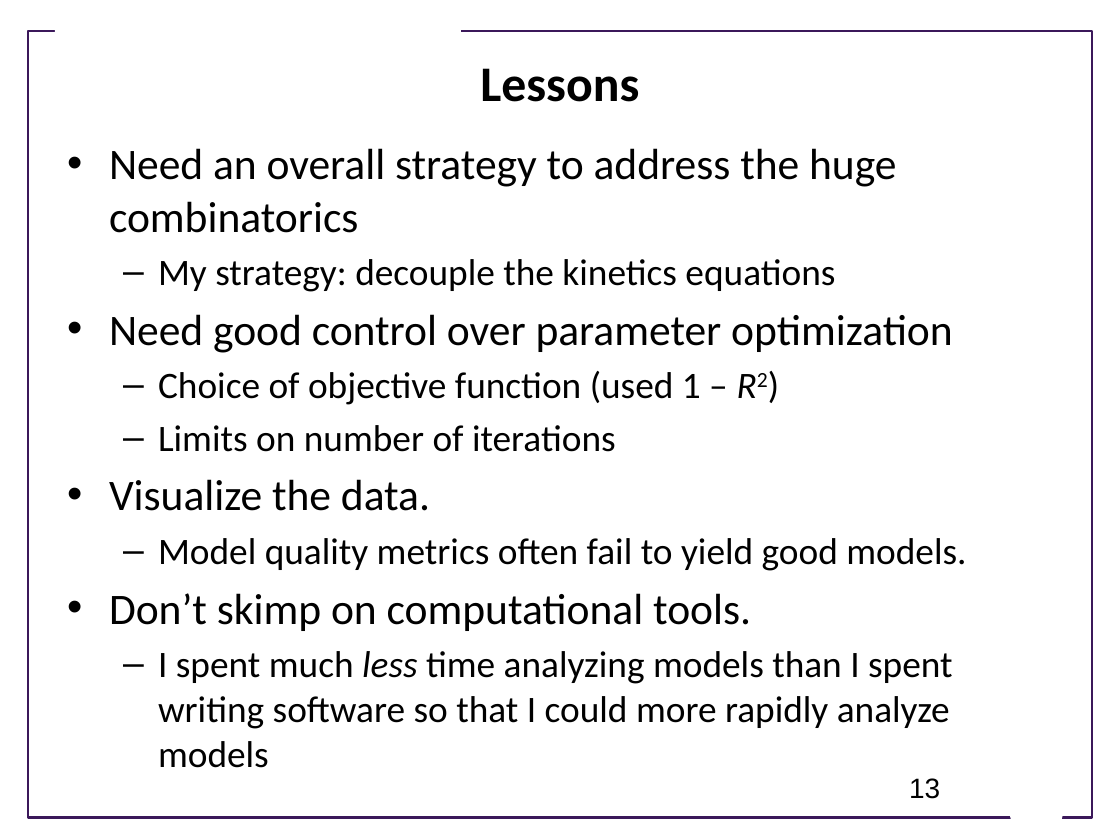
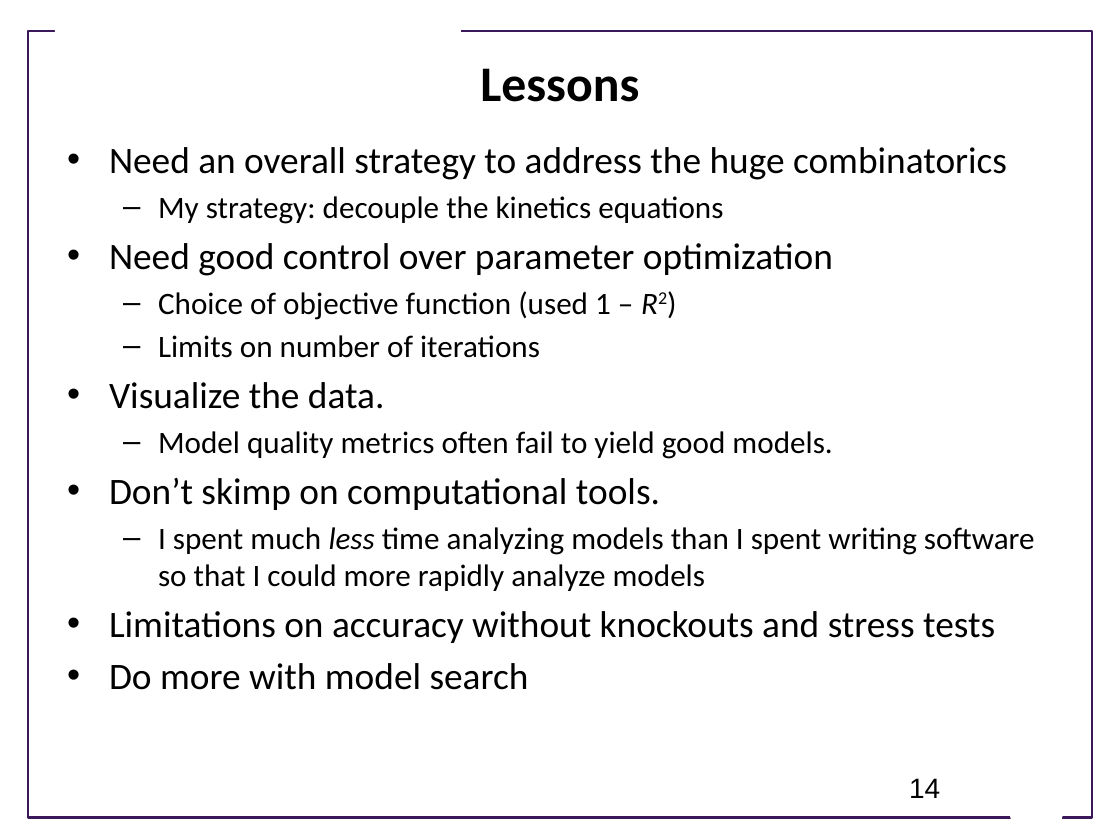
Before and after one commit to ModelEngineering/advancing-biomedical-models, a slide deck: slide 14 of ModelingGame/Summary of Approach to Modeling Game.pptx (slide 13 before the commit). Drawn at 1120x840 pixels with LibreOffice and Linux fonts; fonts in the diff are those of the drawing; background and template pictures are left out. Boxes give left, top, right and bottom in pixels: in the first picture for what was removed or moved away, otherwise in the second. Text is boxed around its words. In the diff, an @@ line names an element or a change of style, - is before the commit and + after.

Commit message:
Updated slides

```diff
--- a/ModelingGame/Summary of Approach to Modeling Game.pptx
+++ b/ModelingGame/Summary of Approach to Modeling Game.pptx
@@ text at [109,147,1035,591]: size 28 to 24 pt in "Need an overall strategy to address the ...", "Need good control over parameter optimization", "Visualize the data.", "Don’t skimp on computational tools."; size 24 to 20 pt in "My strategy: decouple the kinetics equations", "Choice of objective function (used 1 – ...", "Limits on number of iterations", "Model quality metrics often fail to yield ..." and 1 more places @@
@@ text at [109,611,995,690]: paragraphs added @@
+• Limitations on accuracy without knockouts and stress tests
+• Do more with model search
@@ page number at [909,778,940,798]: text changed @@
-13
+14
```
Also in this commit, not shown: 1 slide added.
